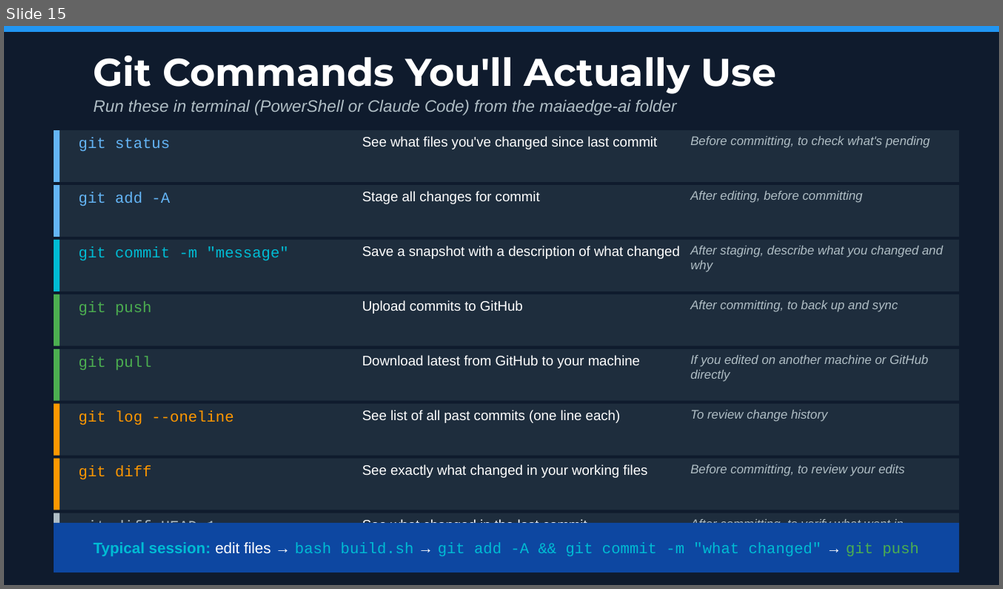
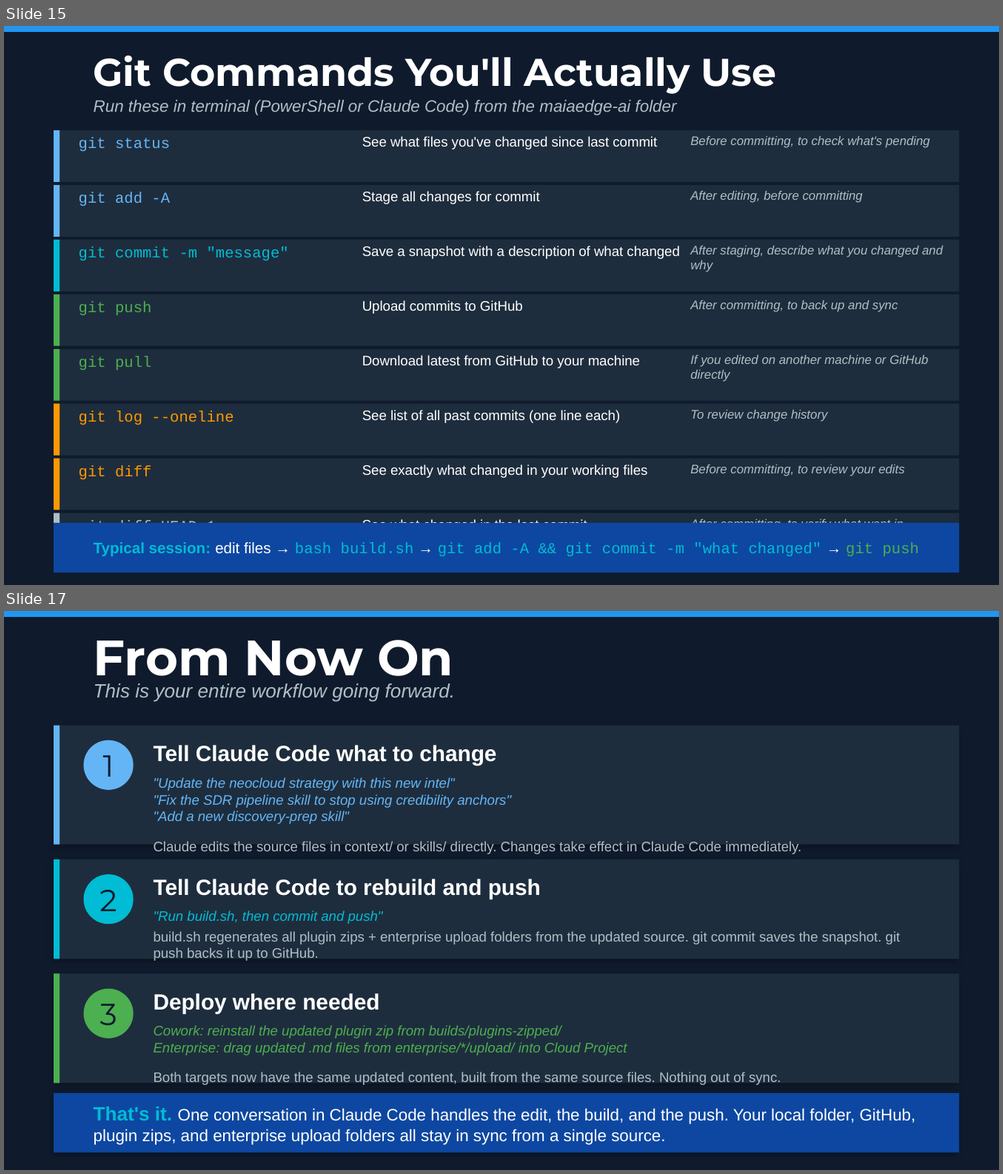
Before and after one commit to tcziemer/maiaedge-ai, a slide deck: MaiaEdge_Toolkit_Cheatsheet.pptx. Shown one above the other, each under a label of ours: slide 15 before the commit, slides 15 and 17 after it; the slides between them are not shown. The pictures are 1003x589 and 1003x1174 pixels, drawn with LibreOffice and Linux fonts; fonts in the diff are those of the drawing. Boxes give left, top, right and bottom in pixels: in the first picture for what was removed or moved away, otherwise in the second. Text is boxed around its words. In the diff, an @@ line names an element or a change of style, - is before the commit and + after.

Commit message:
Updated cheatsheet to 17 slides with GitHub nav and workflow summary

```diff
--- a/MaiaEdge_Toolkit_Cheatsheet.pptx
+++ b/MaiaEdge_Toolkit_Cheatsheet.pptx
@@ slide 17 added at box(4, 611, 999, 1170), background #0F1B2D @@
@@ rectangle added at box(4, 611, 999, 617), fill #2196F3 @@
@@ text added at box(94, 640, 453, 687), 36 pt, text #FFFFFF, bold @@
+From Now On
@@ text added at box(94, 684, 455, 702), 14 pt, text #B0BEC5, italic @@
+This is your entire workflow going forward.
@@ rectangle added at box(54, 726, 959, 845), fill #1E2D3D @@
@@ rectangle added at box(54, 726, 60, 845), fill #64B5F6 @@
@@ ellipse added at box(84, 741, 134, 790), fill #64B5F6 @@
@@ text added at box(103, 755, 114, 777), 22 pt, text #0F1B2D @@
+1
@@ text added at box(153, 745, 496, 765), 16 pt, text #FFFFFF, bold @@
+Tell Claude Code what to change
@@ text added at box(153, 777, 511, 824), 10 pt, text #64B5F6, italic @@
+"Update the neocloud strategy with this new intel"
+"Fix the SDR pipeline skill to stop using credibility anchors"
+"Add a new discovery-prep skill"
@@ text added at box(153, 841, 801, 854), 10 pt, text #B0BEC5 @@
+Claude edits the source files in context/ or skills/ directly. Changes take effect in Claude Code immediately.
@@ rectangle added at box(54, 860, 959, 959), fill #1E2D3D @@
@@ rectangle added at box(54, 860, 60, 959), fill #00BCD4 @@
@@ ellipse added at box(84, 874, 134, 924), fill #00BCD4 @@
@@ text added at box(99, 890, 116, 911), 22 pt, text #0F1B2D @@
+2
@@ text added at box(153, 879, 540, 900), 16 pt, text #FFFFFF, bold @@
+Tell Claude Code to rebuild and push
@@ text added at box(153, 911, 383, 924), 10 pt, text #00BCD4, italic @@
+"Run build.sh, then commit and push"
@@ text added at box(153, 931, 900, 961), 10 pt, text #B0BEC5 @@
+build.sh regenerates all plugin zips + enterprise upload folders from the updated source. git commit saves the snapshot. git push backs it up to GitHub.
@@ rectangle added at box(54, 974, 959, 1083), fill #1E2D3D @@
@@ rectangle added at box(54, 974, 60, 1083), fill #4CAF50 @@
@@ ellipse added at box(84, 989, 134, 1039), fill #4CAF50 @@
@@ text added at box(100, 1004, 117, 1025), 22 pt, text #0F1B2D @@
+3
@@ text added at box(153, 994, 379, 1014), 16 pt, text #FFFFFF, bold @@
+Deploy where needed
@@ text added at box(153, 1025, 627, 1056), 10 pt, text #4CAF50, italic @@
+Cowork: reinstall the updated plugin zip from builds/plugins-zipped/
+Enterprise: drag updated .md files from enterprise/*/upload/ into Cloud Project
@@ text added at box(153, 1072, 780, 1085), 10 pt, text #B0BEC5 @@
+Both targets now have the same updated content, built from the same source files. Nothing out of sync.
@@ rectangle added at box(54, 1093, 959, 1153), fill #0D47A1 @@
@@ text added at box(94, 1107, 916, 1145), 12 pt, text #FFFFFF @@
+That's it. One conversation in Claude Code handles the edit, the build, and the push. Your local folder, GitHub, plugin zips, and enterprise upload folders all stay in sync from a single source.
```
